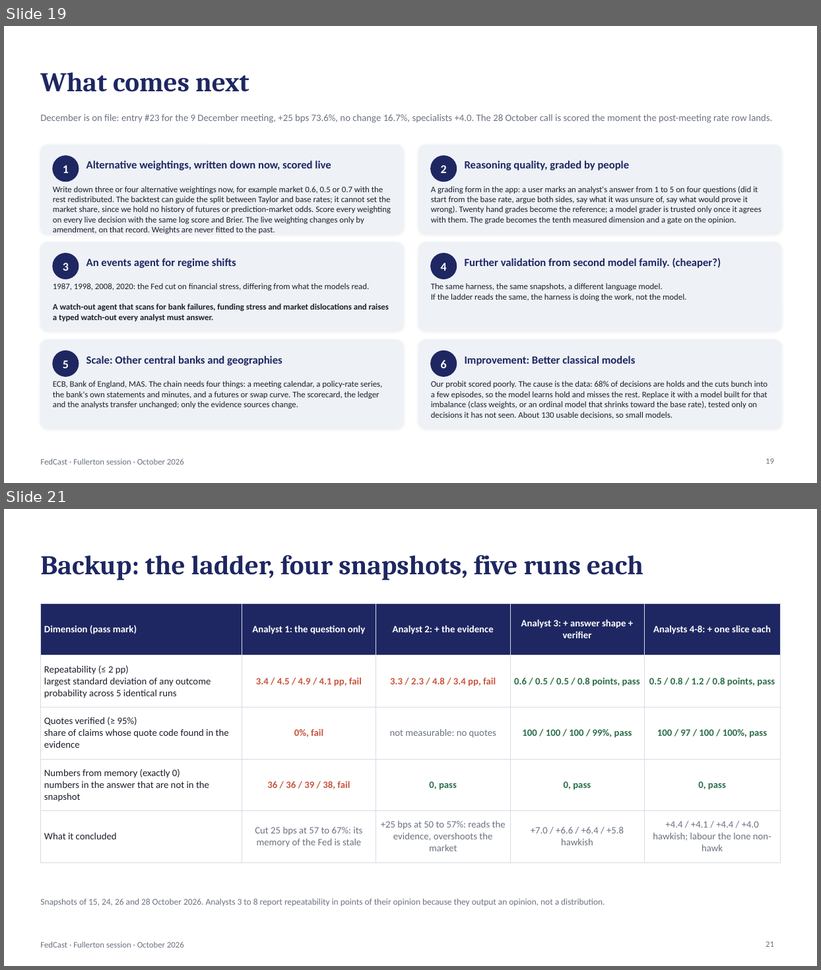
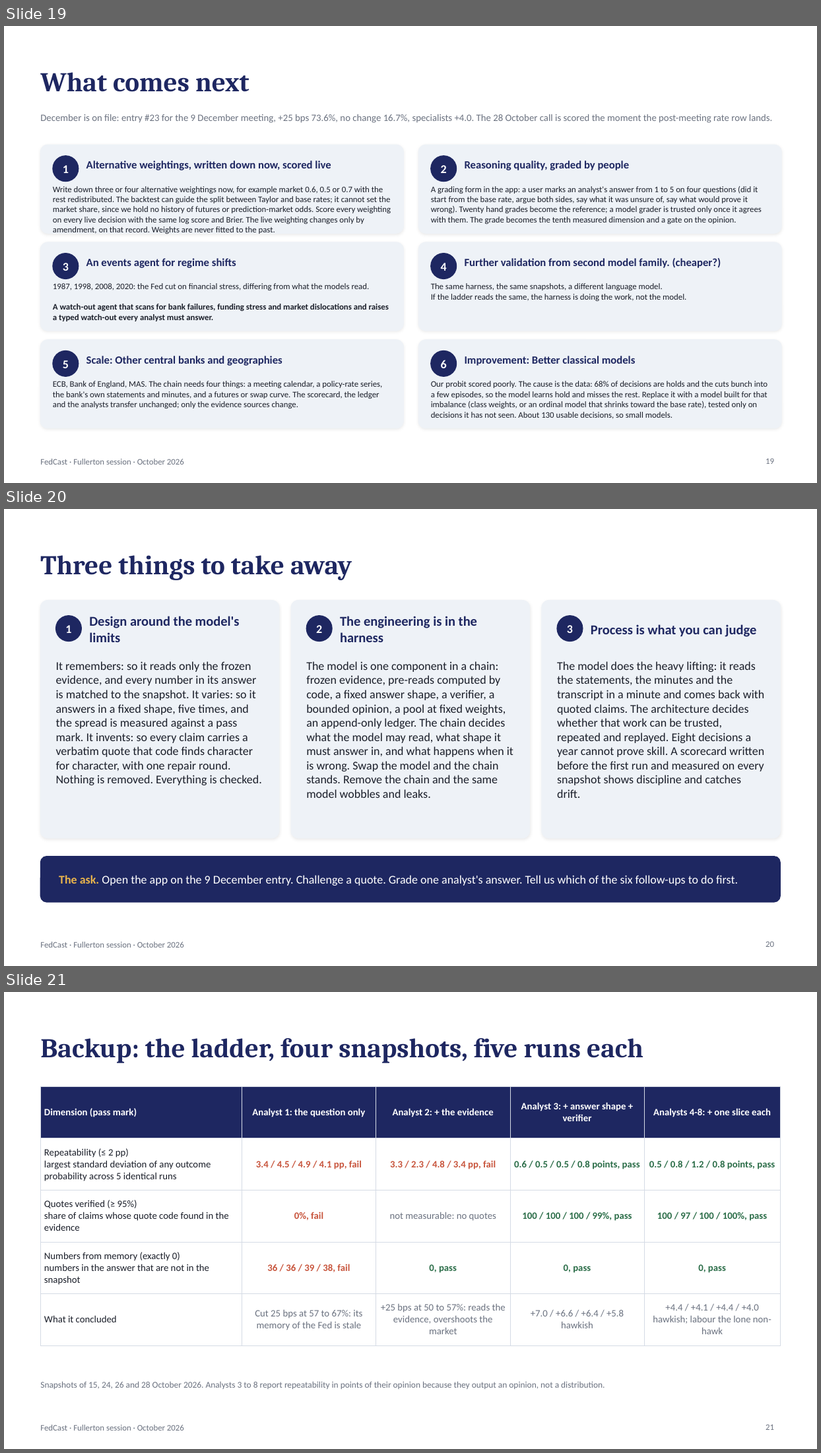
Before and after one commit to kmt112/fed-forecast, a slide deck: docs/FedCast_Fullerton.pptx. Shown one above the other, each under a label of ours: slides 19 and 21 before the commit, slides 19, 20 and 21 after it; the slides between them are not shown. The pictures are 821x970 and 821x1453 pixels, drawn with LibreOffice and Linux fonts; fonts in the diff are those of the drawing. Boxes give left, top, right and bottom in pixels: in the first picture for what was removed or moved away, otherwise in the second. Text is boxed around its words. In the diff, an @@ line names an element or a change of style, - is before the commit and + after.

```diff
--- a/docs/FedCast_Fullerton.pptx
+++ b/docs/FedCast_Fullerton.pptx
@@ slide 20 added at (4, 509, 817, 966), background #FFFFFF; not listed: 1 template element that a slide beside it also shows @@
@@ title added at (40, 555, 352, 580), 32 pt, text #1E2761, bold @@
+Three things to take away
@@ rounded rectangle added at (40, 601, 279, 838), fill #EEF2F7, outline #EEF2F7 1 pt @@
@@ rounded rectangle added at (291, 601, 530, 838), fill #EEF2F7, outline #EEF2F7 1 pt @@
@@ rounded rectangle added at (542, 601, 781, 838), fill #EEF2F7, outline #EEF2F7 1 pt @@
@@ ellipse added at (56, 616, 81, 642), fill #1E2761, outline #1E2761 1 pt @@
@@ text added at (65, 625, 71, 633), 14 pt, text #FFFFFF, bold @@
+1
@@ text added at (89, 616, 240, 642), 16 pt, text #1E2761, bold @@
+Design around the model's limits
@@ ellipse added at (306, 616, 332, 642), fill #1E2761, outline #1E2761 1 pt @@
@@ text added at (316, 625, 322, 633), 14 pt, text #FFFFFF, bold @@
+2
@@ text added at (340, 616, 477, 642), 16 pt, text #1E2761, bold @@
+The engineering is in the harness
@@ ellipse added at (557, 616, 583, 642), fill #1E2761, outline #1E2761 1 pt @@
@@ text added at (567, 625, 573, 633), 14 pt, text #FFFFFF, bold @@
+3
@@ text added at (591, 625, 756, 637), 16 pt, text #1E2761, bold @@
+Process is what you can judge
@@ text added at (56, 661, 262, 786), 14 pt, text #1B1F2A @@
+It remembers: so it reads only the frozen evidence, and every number in its answer is matched to the snapshot. It varies: so it answers in a fixed shape, five times, and the spread is measured against a pass mark. It invents: so every claim carries a verbatim quote that code finds character for character, with one repair round. Nothing is removed. Everything is checked.
@@ text added at (306, 661, 514, 798), 14 pt, text #1B1F2A @@
+The model is one component in a chain: frozen evidence, pre-reads computed by code, a fixed answer shape, a verifier, a bounded opinion, a pool at fixed weights, an append-only ledger. The chain decides what the model may read, what shape it must answer in, and what happens when it is wrong. Swap the model and the chain stands. Remove the chain and the same model wobbles and leaks.
@@ text added at (557, 661, 764, 798), 14 pt, text #1B1F2A @@
+The model does the heavy lifting: it reads the statements, the minutes and the transcript in a minute and comes back with quoted claims. The architecture decides whether that work can be trusted, repeated and replayed. Eight decisions a year cannot prove skill. A scorecard written before the first run and measured on every snapshot shows discipline and catches drift.
@@ rounded rectangle added at (40, 857, 781, 902), fill #1E2761, outline #1E2761 1 pt @@
@@ text added at (59, 875, 738, 886), 14 pt, text #FFFFFF @@
+The ask. Open the app on the 9 December entry. Challenge a quote. Grade one analyst's answer. Tell us which of the six follow-ups to do first.
@@ page number added at (766, 941, 774, 947), 10 pt, text #6B7280 @@
+20
```
Also in this commit, not shown: 2 slides changed, 1 slide removed, 2 other files.
